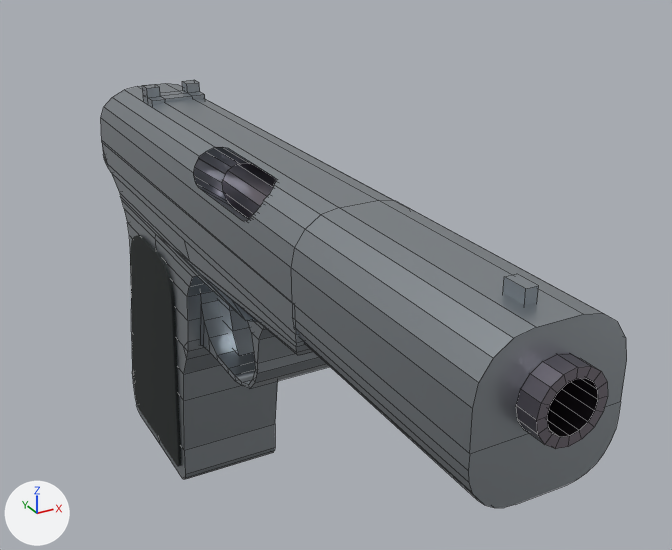
An edit to the FBX model Assets/Meshes/Weapons/MLE1903.fbx, drawn before and after from the same camera.
The view is the same before and after, from a 50 mm camera at (-0.084, -0.211, 0.097) aimed at (0.023, -0.017, 0.0). The axes (+X, +Y, +Z) are drawn at lower left. The lights are the same throughout. The picture after the commit comes second. Mesh edges are drawn as thin lines on the coarser meshes. Where no turn or scale is listed for an object, it has been applied to the vertices. Vertices at exactly the same position are counted once.

Objects in the first picture: 'Barrel', 'FrontSight', 'Grip', 'Grip Guard', 'RearSight', 'Slide', 'Trigger', 'Trigger Guard'.
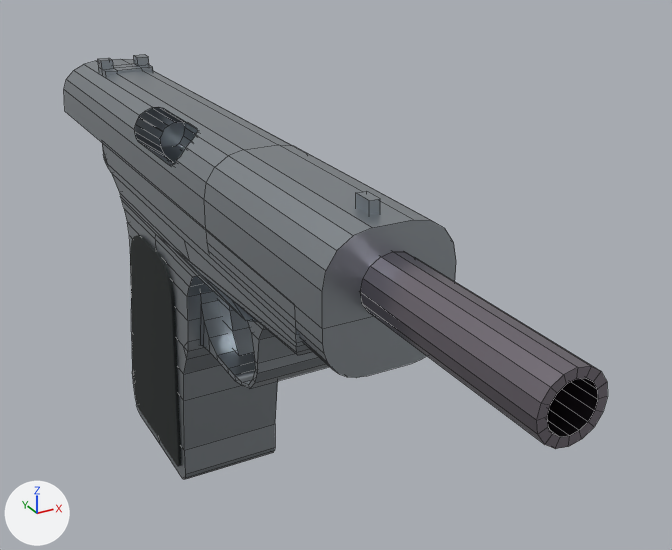
Where the newer file only moved an object's origin or applied its transform, the numbers keep the older frame.

Pixel boxes [x1, y1, x2, y2] of what changed, in the pictures (672 x 550 px):
```json
{"object": "Slide", "change": "moved", "before": [101, 83, 627, 508], "after": [64, 59, 456, 378]}
{"object": "RearSight", "change": "moved", "before": [142, 80, 205, 106], "after": [98, 54, 153, 76]}
{"object": "FrontSight", "change": "moved", "before": [503, 274, 539, 305], "after": [356, 191, 380, 214]}
{"object": "Barrel", "change": "unchanged, uncovered by the edit", "before": [222, 163, 608, 449], "after": [360, 251, 608, 449]}
```

The change, as JSON lines over the scene's bpy script:
```json
{"block": "me_cube_001", "where": "# used by ob_slide; location = (-0.0025, -0.0549, 0.0274)"}
{"op": "remove", "block": "me_cube_001", "code": "me_cube_001.from_pydata(...)  # 162 vertices, 87 faces; spans x -0.012..0.017, y -0.068..0.116, z -0.018..0.012"}
{"op": "add", "block": "me_cube_001", "code": "me_cube_001.from_pydata(...)  # 162 vertices, 87 faces; spans x -0.014..0.014, y -0.063..0.121, z -0.055..-0.025"}
{"block": "me_cube_001", "change": "me_cube_001 part 2: the whole mesh is moved by (-0.002, 0.005, -0.037)"}
{"block": "me_cube_007", "where": "# used by ob_rearsight; location = (0.0, 0.0354, 0.0392)"}
{"op": "remove", "block": "me_cube_007", "code": "me_cube_007.from_pydata(...)  # 40 vertices, 33 faces; spans x -0.0075..0.0076, y -0.0047..0.0028, z -0.0024..0.0032"}
{"op": "add", "block": "me_cube_007", "code": "me_cube_007.from_pydata(...)  # 40 vertices, 33 faces; spans x -0.0075..0.0076, y 0.0393..0.0469, z -0.0024..0.0032"}
{"block": "me_cube_007", "change": "me_cube_007 part 1: the whole mesh is moved by (0.0, 0.044, 0.0)"}
{"op": "set", "path": "ob_frontsight.location", "old": "(0.0, -0.1143, 0.0392)", "new": "(0.0, 0.044, 0.0)"}
{"op": "set", "path": "ob_slide.location", "old": "(-0.0025, -0.0549, 0.0274)", "new": "(0.0, -0.0156, 0.0641)"}
```
